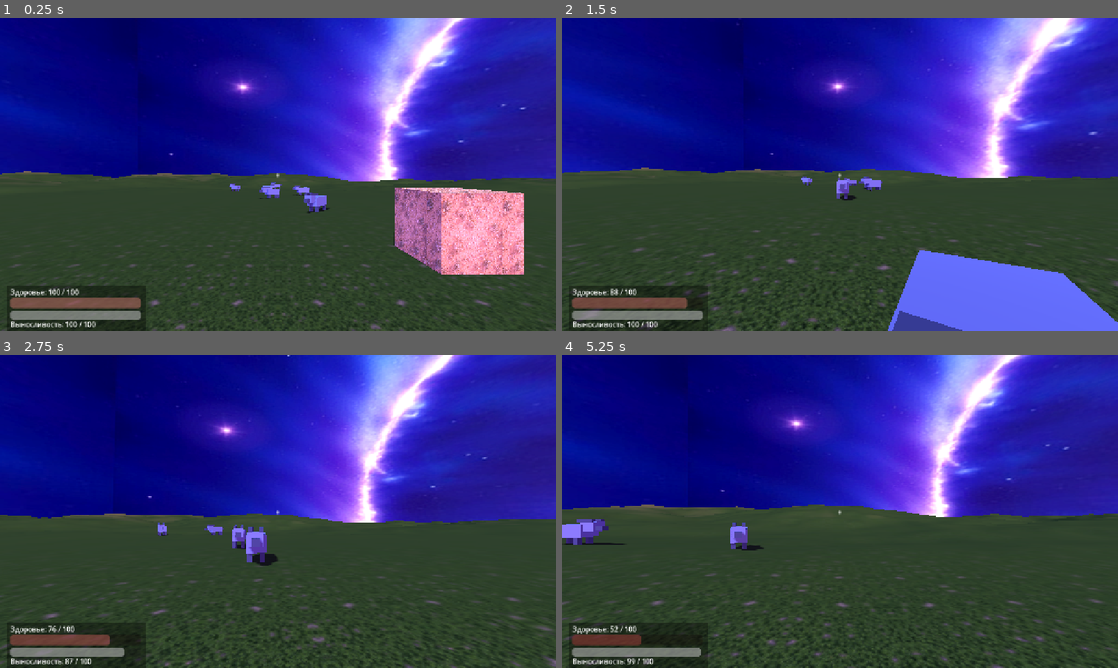
Above: before the commit, frames 1-4 (two rows, left to right).
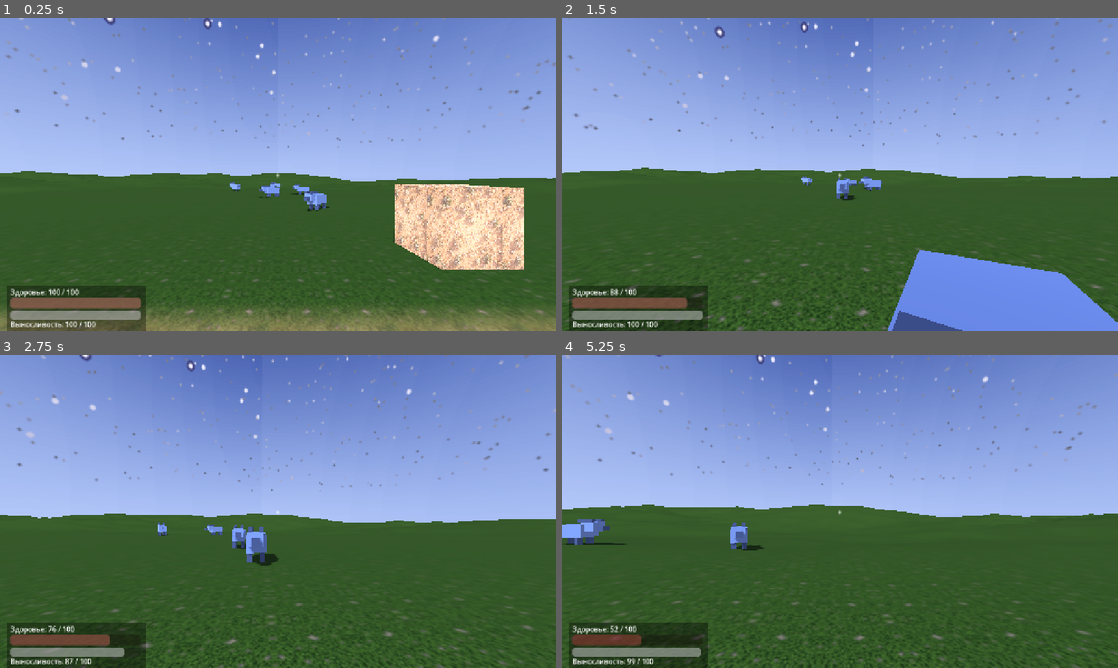
Above: after the commit, the same moments.

Repository: GnomixUltra/ProjectRPGnome
Game: Godot game, scene res://scenes/main.tscn
The game is run twice, just before and just after one commit, with the same random seed, the same clock (stepped at 60 frames per second) and the same inputs.
Inputs (mouse positions are in pixels of both pictures, inside the frame that each line leads up to):
- Up to frame 1 (0.25 s): no input
- Up to frame 2 (1.5 s): tap Enter at 0.5, 1.35 s; move the mouse to (867, 174) at 0.52 s; hold Shift (sprint) 0.53-1.28 s; hold W (move_forward) from 0.53 s (still down); tap Space (jump) at 0.77 s; move the mouse to (812, 174) at 1.27 s
- Up to frame 3 (2.75 s): keep holding W (move_forward); tap Space (jump) at 1.52 s; move the mouse to (289, 505) at 2.02 s; hold Shift (sprint) from 2.03 s (still down)
- Up to frame 4 (5.25 s): keep holding W (move_forward); move the mouse to (834, 517) at 2.77 s; release Shift (sprint) at 2.78 s; tap Enter at 2.85, 4.35 s; tap Space (jump) at 3.02, 3.77, 4.52 s; move the mouse to (878, 514) at 3.52 s; hold Shift (sprint) 3.53-4.28 s; move the mouse to (795, 508) at 4.27 s; move the mouse to (845, 511) at 5.02 s; hold Shift (sprint) from 5.03 s (still down)

The runs differ from the first frame. In frame 1, 71% of the frame differs, in the area x 0-100%, y 0-100%; in frame 2, 66%; in frame 3, 64%; in frame 4, 62%.

Commit message:
Terrain: dirt road along glade axis, seamless world-space tiling; new seamless night sky
- Terrain shader now tiles textures by world coordinates (meters_per_tile=2.0) instead of stretched UVs
- dirt texture is used only for the road corridor (road_half_width=3.0) with noisy natural edges; everything else is grass
- Road is slightly sunken into ground (0.12 m groove), reflected in height_at() and collision
- Regenerated sky_night.png as seamless equirectangular panorama (no horizon seam/banding); removed sky_rotation skew

Diff:
--- a/game/scenes/main.tscn
+++ b/game/scenes/main.tscn
@@ -19,7 +19,6 @@
 background_mode = 2
 background_energy_multiplier = 1.6
 sky = SubResource("Sky_1")
-sky_rotation = Vector3(0, 0.6, 0)
 tonemap_mode = 2
 ambient_light_source = 3
 ambient_light_color = Color(0.25, 0.3, 0.45, 1)
@@ -64,9 +63,10 @@
 hill_amplitude = 7.5
 valley_width = 16.0
 valley_falloff = 50.0
+road_half_width = 3.0
 grass_texture = ExtResource("5_grass")
 dirt_texture = ExtResource("6_dirt")
-uv_scale = Vector2(64, 64)
+meters_per_tile = 2.0
 
 [node name="Crate" type="MeshInstance3D" parent="."]
 position = Vector3(5, 1, -6)
--- a/game/scripts/terrain.gd
+++ b/game/scripts/terrain.gd
@@ -2,13 +2,10 @@
 extends MeshInstance3D
 ## Процедурный искривленный ландшафт в стиле фэнтези-тракта.
 ##
-## Рельеф: плавные холмы (фрактальный шум) + широкая плоская долина в центре
-## — по ней «идёт» тракт. К краям карты земля поднимается волнами.
-##
-## Смешение трав и земли: на вершинах холмов и крутых склонах проступает
-## земля (dirt), в низинах и на пологих местах — трава. Переходы плавные,
-## с рваными «естественными» границами (шум). Считается попиксельно в
-## кастомном шейдере; текстуры назначаются через @export.
+## Рельеф: плавные холмы (фрактальный шум) + широкая плоская поляна в центре.
+## По центру поляны проходит тракт (дорога) из текстуры dirt во всю её ширину;
+## всё остальное — трава (grass). Дорога слегка утоплена в грунт (жёлоб),
+## края размыты мягким шумом.
 ##
 ## Коллизия строится из упрощённой сетки высот тем же алгоритмом.
 
@@ -16,11 +13,12 @@
 @export var resolution := 160        # сегментов визуальной сетки
 @export var collision_resolution := 48  # сегментов коллизионной сетки
 @export var hill_amplitude := 7.5    # амплитуда холмов, м
-@export var valley_width := 16.0     # половина ширины плоской долины/тракта, м
+@export var valley_width := 16.0     # половина ширины плоской поляны, м
 @export var valley_falloff := 50.0   # расстояние плавного подъёма холмов от центра, м
+@export var road_half_width := 3.0   # половина ширины дороги (тракта), м
 @export var grass_texture: Texture2D
 @export var dirt_texture: Texture2D
-@export var uv_scale := Vector2(64, 64)  # тайлинг текстур по всей карте
+@export var meters_per_tile := 2.0       # размер тайла текстур в метрах
 
 ## Фрактальный value-шум (CPU).
 const NOISE_SEED := 2026.0
@@ -38,15 +36,26 @@
 		property.usage = PROPERTY_USAGE_NO_EDITOR
 
 
+## Маска дороги (тракта): 1 во всю ширину дороги вдоль оси X, 0 далеко.
+## Края слегка «изъедены» шумом, чтобы переход к траве был естественным.
+func road_mask_at(p: Vector2) -> float:
+	var wob := (_vnoise2(p.x * 0.06, p.y * 0.06) - 0.5) * 1.4  # извибы края
+	var edge := road_half_width + wob
+	return 1.0 - smoothstep(edge, edge + 1.2, absf(p.y))
+
+
 ## Высота рельефа в точке (x, z) плоскости карты.
 func height_at(p: Vector2) -> float:
 	var h := _fbm(p * 0.012) * hill_amplitude              # крупные холмы
 	h += _fbm(p * 0.045 + Vector2(37.0, 91.0)) * hill_amplitude * 0.3  # бугры
-	# Долина тракта: в центре высота прижата к нулю, холмы остаются снаружи.
+	# Поляна: в центре высота прижата к нулю, холмы остаются снаружи.
 	var d := maxf(absf(p.x), absf(p.y))
 	var t := clampf((d - valley_width) / valley_falloff, 0.0, 1.0)
-	t = t * t * (3.0 - 2.0 * t)  # smoothstep — мягкий подъём от дороги к холмам
-	return h * t
+	t = t * t * (3.0 - 2.0 * t)  # smoothstep — мягкий подъём к холмам
+	h *= t
+	# Дорога утоплена в грунт — неглубокий жёлоб по центру поляны.
+	h -= road_mask_at(p) * 0.12
+	return h
 
 
 # ---------------- Визуальный меш ----------------
@@ -77,7 +86,7 @@
 	mat.shader = _shader()
 	mat.set_shader_parameter("grass_tex", grass_texture)
 	mat.set_shader_parameter("dirt_tex", dirt_texture)
-	mat.set_shader_parameter("uv_scale", uv_scale)
+	mat.set_shader_parameter("meters_per_tile", meters_per_tile)
 	st.set_material(mat)
 
 	for j in range(n):
@@ -160,17 +169,11 @@
 shader_type spatial;
 uniform sampler2D grass_tex : source_color;
 uniform sampler2D dirt_tex : source_color;
-uniform vec2 uv_scale = vec2(64.0, 64.0);
-varying float v_height;
-varying vec3 v_nrm;
-
-void vertex() {
-	vec4 wp = MODEL_MATRIX * vec4(VERTEX, 1.0);
-	v_height = wp.y;
-	v_nrm = normalize((MODEL_MATRIX * vec4(NORMAL, 0.0)).xyz);
-}
-
-// Дешёвый value-шум для «рваных» естественных границ смешения.
+uniform float meters_per_tile = 2.0;
+varying vec3 v_world;
+varying float v_road;
+
+// Дешёвый value-шум для «изъеденных» естественных краёв дороги.
 float hash(vec2 p) {
 	return fract(sin(dot(p, vec2(127.1, 311.7))) * 43758.5453);
 }
@@ -185,31 +188,37 @@
 	return mix(mix(a, b, f.x), mix(c, d, f.x), f.y);
 }
 
+// Дорога (тракт): вся ширина — земля (dirt), дальше — трава.
+// Те же параметры, что в height_at(): half=3.0, шум края +-0.7, мягкий край 1.2 м.
+float road_mask(vec2 p) {
+	float wob = (vnoise(p * 0.06) - 0.5) * 1.4;
+	float edge = 3.0 + wob;
+	return 1.0 - smoothstep(edge, edge + 1.2, abs(p.y));
+}
+
+void vertex() {
+	vec4 wp = MODEL_MATRIX * vec4(VERTEX, 1.0);
+	v_world = wp.xyz;
+	// Маска дороги совпадает с рельефом: плоская полоса вдоль X по центру поляны.
+	v_road = road_mask(wp.xz);
+}
+
 void fragment() {
-	vec2 tuv = UV * uv_scale;
+	// Тайлинг по мировым координатам — текстуры не растягиваются и не «плывут».
+	vec2 tuv = v_world.xz / meters_per_tile;
 	vec3 g = texture(grass_tex, tuv).rgb;
 	vec3 d = texture(dirt_tex, tuv).rgb;
 
-	float up = v_nrm.y;                              // 1 = плоско, 0 = отвесно
-	float slope_dirt = 1.0 - smoothstep(0.60, 0.85, up);   // крутые склоны — земля
-	float high_dirt = smoothstep(1.5, 4.0, v_height);      // макушки холмов — земля
-	float low_grass = 1.0 - smoothstep(-1.5, 0.5, v_height); // низины — всегда трава
-
-	// Плавное смешение с шумами: границы травы и земли неровные.
-	float edge_noise = (vnoise(tuv * 0.8) - 0.5) * 0.3;
-	float patch = vnoise(tuv * 0.15 + 4.7);                // локальные «проплешины»
-	float dirt_w = clamp(slope_dirt * (0.5 + high_dirt)
-		+ high_dirt * 0.55
-		+ (patch - 0.5) * 0.35
-		+ edge_noise
-		- low_grass * 0.6, 0.0, 1.0);
-
-	vec3 albedo = mix(g, d, dirt_w);
-	// Лёгкая тонировка: прохладнее у травы, теплее у земли.
-	albedo *= mix(vec3(0.93, 0.98, 0.92), vec3(1.05, 1.0, 0.95), dirt_w);
+	float rw = v_road;
+	// Лёгкая вариативность у самой кромки дороги — плавный, но «грязный» переход.
+	rw = clamp(rw + (vnoise(tuv * 1.7) - 0.5) * 0.18 * rw, 0.0, 1.0);
+
+	vec3 albedo = mix(g, d, rw);
+	// Небольшая тонировка: трава прохладнее, дорога теплее.
+	albedo *= mix(vec3(0.95, 1.0, 0.94), vec3(1.05, 1.0, 0.94), rw);
 
 	ALBEDO = albedo;
-	ROUGHNESS = mix(0.95, 0.85, dirt_w);
+	ROUGHNESS = mix(0.95, 0.85, rw);
 	SPECULAR = 0.15;
 }
 """
Binary file changed: game/assets/sky_night.png
